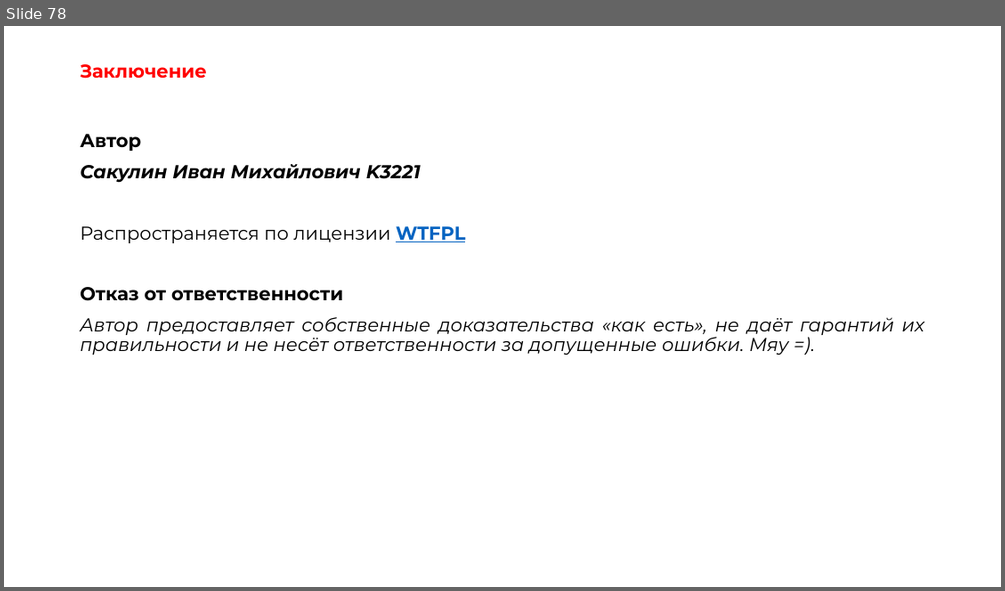
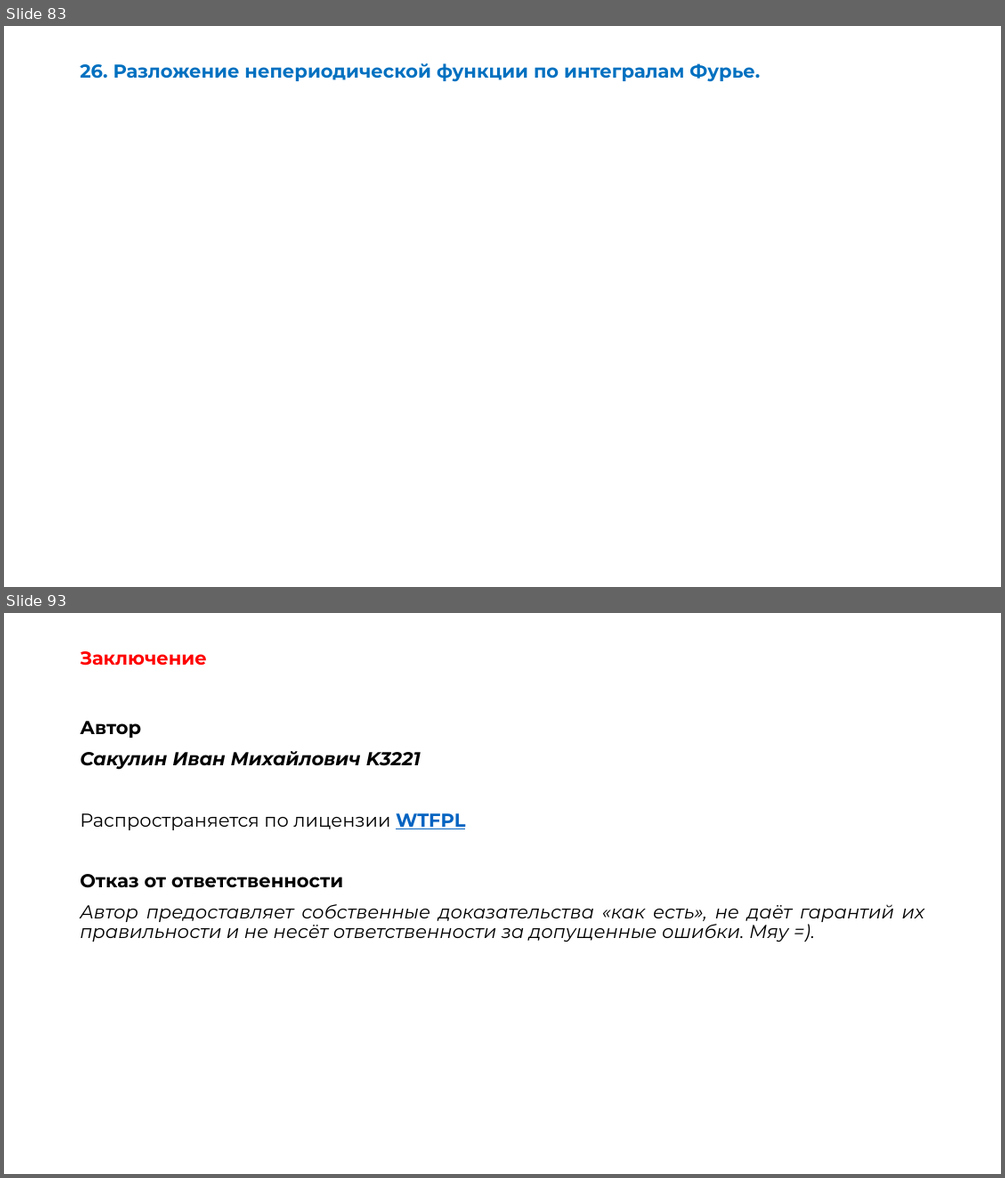
Before and after one commit to OneTwoZzzPlus/ITMO.STUDY, a slide deck: 2-3_PHYSICS/exam-EMP.pptx. Shown one above the other, each under a label of ours: slide 78 before the commit, slides 83 and 93 after it; the slides between them are not shown. The pictures are 1005x591 and 1005x1178 pixels, drawn with LibreOffice and Linux fonts; fonts in the diff are those of the drawing; grey boxes stand for pictures. Boxes give left, top, right and bottom in pixels: in the first picture for what was removed or moved away, otherwise in the second. Text is boxed around its words. In the diff, an @@ line names an element or a change of style, - is before the commit and + after.

```diff
--- a/2-3_PHYSICS/exam-EMP.pptx
+++ b/2-3_PHYSICS/exam-EMP.pptx
@@ slide 83 added at [4, 26, 1001, 587], background #FFFFFF @@
@@ title added at [80, 63, 760, 82], 18 pt, text #0070C0, bold @@
+26. Разложение непериодической функции по интегралам Фурье.
@@ what was slide 78 is now slide 93 @@
```
Also in this commit, not shown: 1 slide changed, 14 other slides added, 5 other files.
